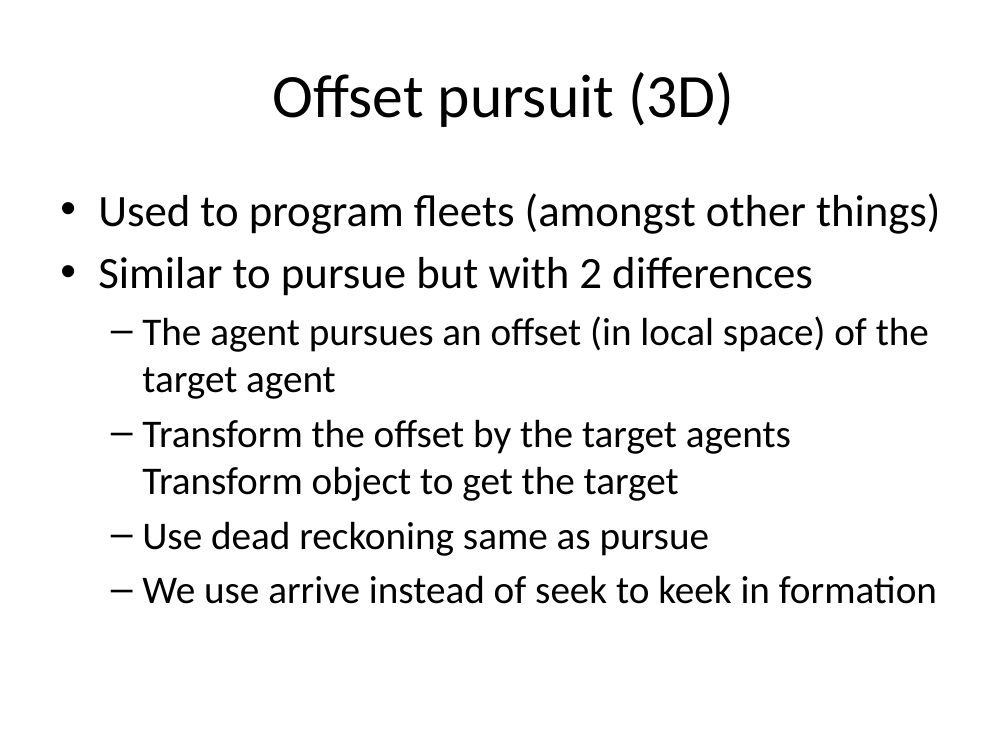
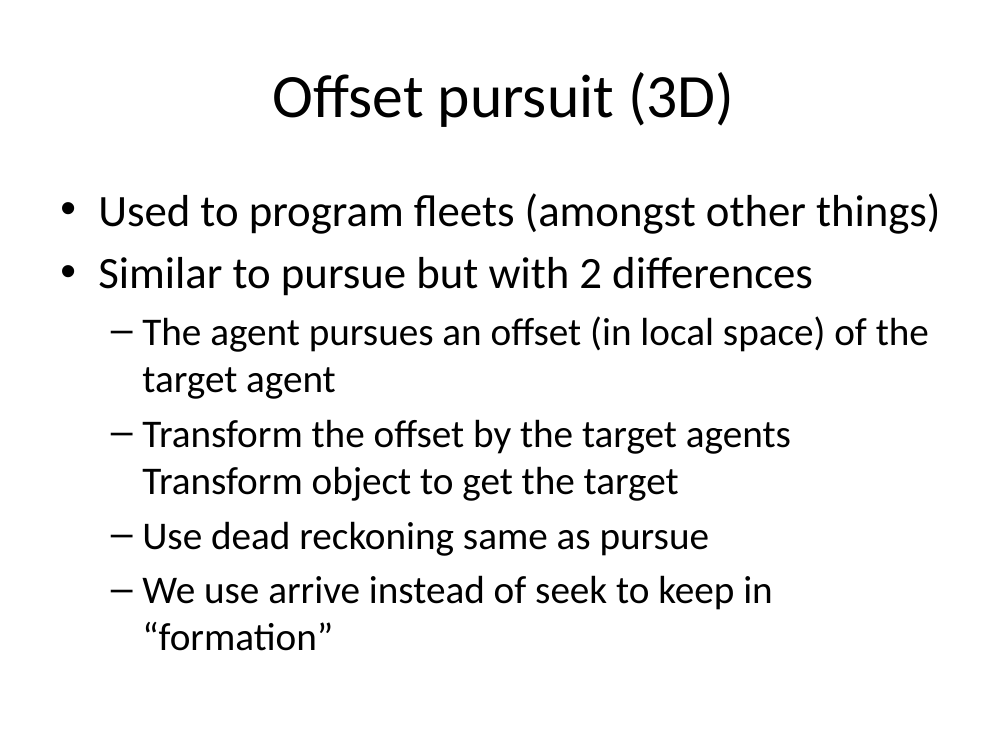
Before and after one commit to skooter500/UnitySteeringBehaviours, a slide deck: slide 19 of Lectures/Game AI 3.pptx. Drawn at 1008x756 pixels with LibreOffice and Linux fonts; fonts in the diff are those of the drawing; background and template pictures are left out. Boxes give left, top, right and bottom in pixels: in the first picture for what was removed or moved away, otherwise in the second. Text is boxed around its words. In the diff, an @@ line names an element or a change of style, - is before the commit and + after.

```diff
--- a/Lectures/Game AI 3.pptx
+++ b/Lectures/Game AI 3.pptx
@@ text at (142,575,773,651): text changed @@
-  – We use arrive instead of seek to keek in formation
+  – We use arrive instead of seek to keep in “formation”
```
Also in this commit, not shown: 6 other slides changed, 15 slides added, 2 other files.
